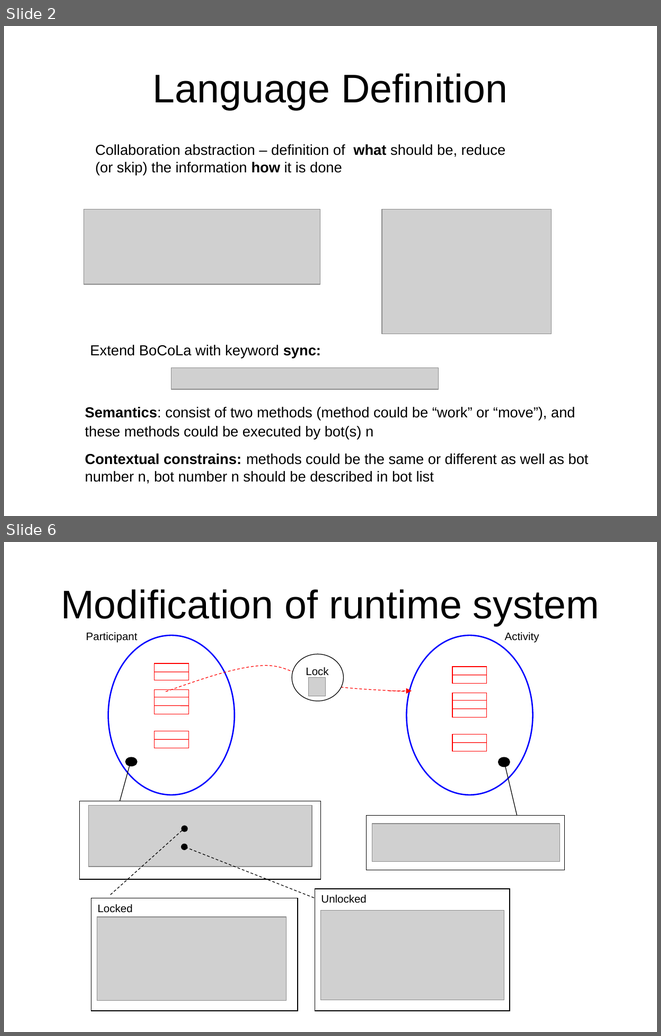
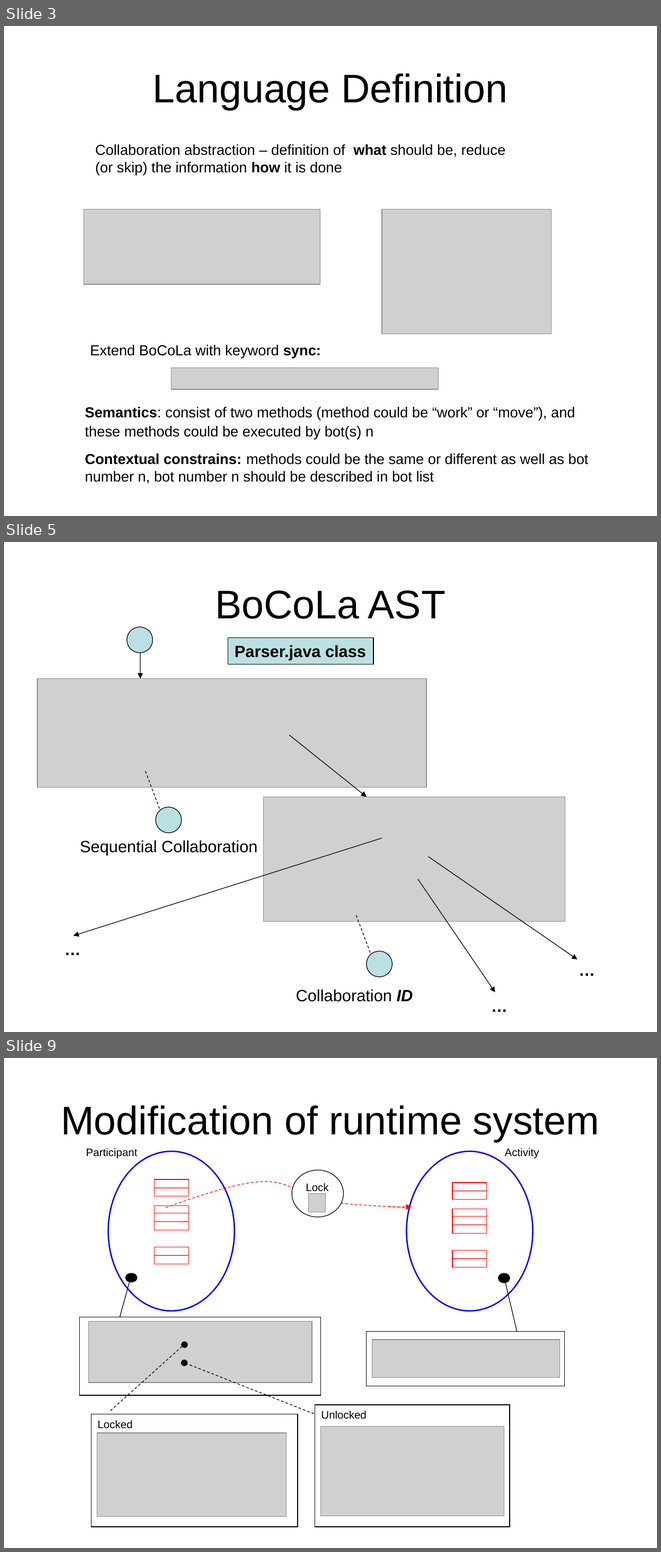
Before and after one commit to isurup/kalle-martin-group, a slide deck: SSE2/slides/project Slides 1.ppt. Shown one above the other, each under a label of ours: slides 2 and 6 before the commit, slides 3, 5 and 9 after it; the slides between them are not shown. The pictures are 661x1036 and 661x1552 pixels, drawn with LibreOffice and Linux fonts; fonts in the diff are those of the drawing; grey boxes stand for pictures. Boxes give left, top, right and bottom in pixels: in the first picture for what was removed or moved away, otherwise in the second. Text is boxed around its words. In the diff, an @@ line names an element or a change of style, - is before the commit and + after.

```diff
--- a/SSE2/slides/project Slides 1.ppt
+++ b/SSE2/slides/project Slides 1.ppt
@@ slide 5 added at [4,542,657,1032], background #FFFFFF @@
@@ title added at [215,590,445,619], 44 pt, text #000000 @@
+BoCoLa AST
@@ rectangle added at [228,638,373,664], fill #BBE0E3, outline #000000 0.74 pt, 18 pt, text #000000, bold @@
+Parser.java class
@@ group added at [37,627,601,1018]: 5 arrows, 5 texts, 3 ellipses, 2 pictures, 2 lines @@
+…
+…
+…
+Sequential Collaboration
+Collaboration ID
@@ what was slide 2 is now slide 3 @@
@@ what was slide 6 is now slide 9 @@
```
Also in this commit, not shown: 2 slides changed, 3 other slides added, 1 slide removed.
